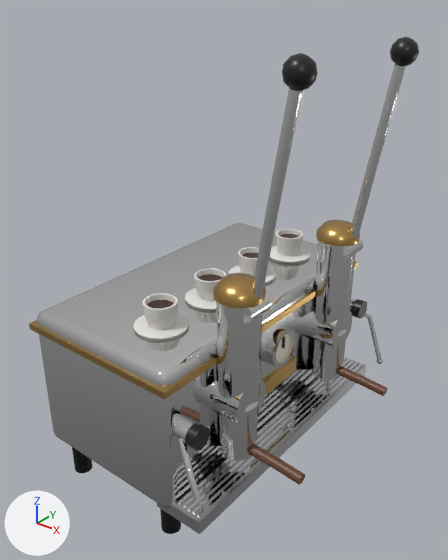
A saved change to the glTF model www/models/espresso_lever.glb.
Camera for both pictures: a 50 mm camera at (0.876, -1.038, 1.094) aimed at (0.069, -0.03, 0.469). Lighting does not change. The marker at lower left points along +X, +Y and +Z. The older version comes first. Vertices at exactly the same position are counted once.

In view in the first picture: 'Band_LOD0', 'Basket_LOD0', 'Basket_LOD0.001', 'Body_LOD0', 'Boss_LOD0', 'Group_LOD0', 'LeverKnob_LOD0', 'LeverKnob_LOD0.001', 'LeverPivot_LOD0', 'Lever_LOD0', 'Lever_LOD0.001', 'TowerCap_LOD0', 'TowerCap_LOD0.001', 'Tower_LOD0', 'Tower_LOD0.001', 'Tray_LOD0' and 32 more.
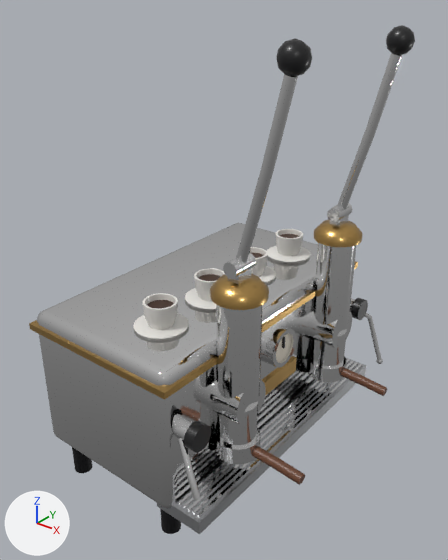
Changed parts and their boxes [x1, y1, x2, y2] in the pictures (448 x 560 px):
'Lever_LOD0', reshaped (21% wider, 12% shorter): before [252, 88, 303, 305]; after [236, 74, 298, 264]
'Lever_LOD0.001', reshaped (18% wider, 11% shorter): before [351, 64, 406, 240]; after [337, 53, 402, 210]
'TowerCap_LOD0', reshaped (11% wider): before [213, 273, 266, 309]; after [210, 273, 269, 310]
'LeverKnob_LOD0', moved: before [282, 53, 318, 91]; after [276, 39, 312, 77]
'LeverKnob_LOD0.001', moved: before [390, 37, 419, 66]; after [386, 25, 415, 55]
'LeverPivot_LOD0', moved, rescaled: before [244, 296, 271, 323]; after [223, 253, 256, 279]
'Basket_LOD0', reshaped: before [220, 442, 255, 461]; after [215, 428, 260, 464]
'Basket_LOD0.001', reshaped: before [312, 363, 340, 380]; after [308, 356, 346, 382]
'Yoke_LOD0', added: after [228, 257, 252, 285]
'Yoke_LOD0.001', added: after [330, 205, 349, 227]

Patch to the scene script:
```diff
--- a/www/models/espresso_lever.glb.py
+++ b/www/models/espresso_lever.glb.py
@@ me_basket_lod0 @@
-me_basket_lod0.from_pydata(...)  # 58 vertices, 112 faces; spans x 0.197..0.273, y -0.228..-0.152, z 0.17..0.21
+me_basket_lod0.from_pydata(...)  # 46 vertices, 88 faces; spans x 0.186..0.284, y -0.2385..-0.1415, z 0.17..0.21
+# me_basket_lod0 part 1
+# 56 vertices are removed from x 0.197..0.273, y -0.228..-0.152, z 0.17..0.21
+# 112 faces are deleted
+# 22 vertices are added at x 0.186..0.284, y -0.2385..-0.1415, z 0.17
+# 22 new vertices lie (0.0, 0.0, 0.04) away from vertices in x 0.186..0.284, y -0.2385..-0.1415, z 0.17
+# 88 new faces join them
 me_basket_lod0.materials.append(mat_chrome)
@@ me_basket_lod0_001 @@
-me_basket_lod0_001.from_pydata(...)  # 58 vertices, 112 faces; spans x 0.197..0.273, y 0.152..0.228, z 0.17..0.21
+me_basket_lod0_001.from_pydata(...)  # 46 vertices, 88 faces; spans x 0.186..0.284, y 0.1415..0.2385, z 0.17..0.21
+# me_basket_lod0_001 part 2
+# 56 vertices are removed from x 0.197..0.273, y 0.152..0.228, z 0.17..0.21
+# 112 faces are deleted
+# 22 vertices are added at x 0.186..0.284, y 0.1415..0.2385, z 0.17
+# 22 new vertices lie (0.0, 0.0, 0.04) away from vertices in x 0.186..0.284, y 0.1415..0.2385, z 0.17
+# 88 new faces join them
 me_basket_lod0_001.materials.append(mat_chrome)
@@ me_lever_lod0 @@
-me_lever_lod0.from_pydata(...)  # 30 vertices, 56 faces; spans x 0.26..0.35, y -0.201..-0.179, z 0.528..0.942
+me_lever_lod0.from_pydata(...)  # 30 vertices, 56 faces; spans x 0.225..0.34, y -0.201..-0.179, z 0.607..0.963
+# me_lever_lod0 part 3: 30 of 30 vertices moved; they spanned x 0.26..0.35, y -0.201..-0.179, z 0.528..0.942 and now span x 0.225..0.34, y -0.201..-0.179, z 0.607..0.963; mean shift (-0.02, 0.0, 0.053)
 me_lever_lod0.materials.append(mat_chrome)
@@ me_lever_lod0_001 @@
-me_lever_lod0_001.from_pydata(...)  # 30 vertices, 56 faces; spans x 0.26..0.35, y 0.179..0.201, z 0.528..0.942
+me_lever_lod0_001.from_pydata(...)  # 30 vertices, 56 faces; spans x 0.225..0.34, y 0.179..0.201, z 0.607..0.963
+# me_lever_lod0_001 part 4: 30 of 30 vertices moved; they spanned x 0.26..0.35, y 0.179..0.201, z 0.528..0.942 and now span x 0.225..0.34, y 0.179..0.201, z 0.607..0.963; mean shift (-0.02, 0.0, 0.053)
 me_lever_lod0_001.materials.append(mat_chrome)
@@ me_leverknob_lod0 @@
-me_leverknob_lod0.from_pydata(...)  # 42 vertices, 80 faces; spans x 0.3184..0.3716, y -0.218..-0.162, z 0.937..0.993
+me_leverknob_lod0.from_pydata(...)  # 42 vertices, 80 faces; spans x 0.3074..0.3606, y -0.218..-0.162, z 0.957..1.013
+# me_leverknob_lod0 part 5: the whole mesh is moved by (-0.011, 0.0, 0.02)
 me_leverknob_lod0.materials.append(mat_plastic_black)
@@ me_leverknob_lod0_001 @@
-me_leverknob_lod0_001.from_pydata(...)  # 42 vertices, 80 faces; spans x 0.3184..0.3716, y 0.162..0.218, z 0.937..0.993
+me_leverknob_lod0_001.from_pydata(...)  # 42 vertices, 80 faces; spans x 0.3074..0.3606, y 0.162..0.218, z 0.957..1.013
+# me_leverknob_lod0_001 part 6: the whole mesh is moved by (-0.011, 0.0, 0.02)
 me_leverknob_lod0_001.materials.append(mat_plastic_black)
@@ me_leverpivot_lod0 @@
-me_leverpivot_lod0.from_pydata(...)  # 34 vertices, 64 faces; spans x 0.252..0.288, y -0.22..-0.16, z 0.512..0.548
+me_leverpivot_lod0.from_pydata(...)  # 34 vertices, 64 faces; spans x 0.219..0.251, y -0.22..-0.16, z 0.594..0.626
+# me_leverpivot_lod0 part 7: the whole mesh is scaled about its middle by (0.889, 1, 0.889), then moved by (-0.035, 0.0, 0.08)
 me_leverpivot_lod0.materials.append(mat_chrome)
@@ me_towercap_lod0 @@
-me_towercap_lod0.from_pydata(...)  # 86 vertices, 168 faces; spans x 0.185..0.285, y -0.24..-0.14, z 0.545..0.586
+me_towercap_lod0.from_pydata(...)  # 86 vertices, 168 faces; spans x 0.179..0.291, y -0.246..-0.134, z 0.545..0.586
+# me_towercap_lod0 part 8: 84 of 86 vertices moved; they spanned x 0.185..0.285, y -0.24..-0.14, z 0.545..0.578 and now span x 0.179..0.291, y -0.246..-0.134, z 0.545..0.578; mean shift (0.0, 0.0, 0.0); largest move (0.285, -0.19, 0.545) -> (0.291, -0.19, 0.545)
 me_towercap_lod0.materials.append(mat_brass)
@@ ob_yoke_lod0_001 @@
+ob_yoke_lod0_001 = bpy.data.objects.new('Yoke_LOD0.001', me_yoke_lod0_001)  # a box spanning x 0.222..0.248, y 0.17..0.21, z 0.575..0.622; in mat_chrome (white #e7e7e7)
+ob_yoke_lod0_001.location = (0.0, 0.0, 0.0)
@@ ob_yoke_lod0 @@
+ob_yoke_lod0 = bpy.data.objects.new('Yoke_LOD0', me_yoke_lod0)  # a box spanning x 0.222..0.248, y -0.21..-0.17, z 0.575..0.622; in mat_chrome (white #e7e7e7)
+ob_yoke_lod0.location = (0.0, 0.0, 0.0)
```
